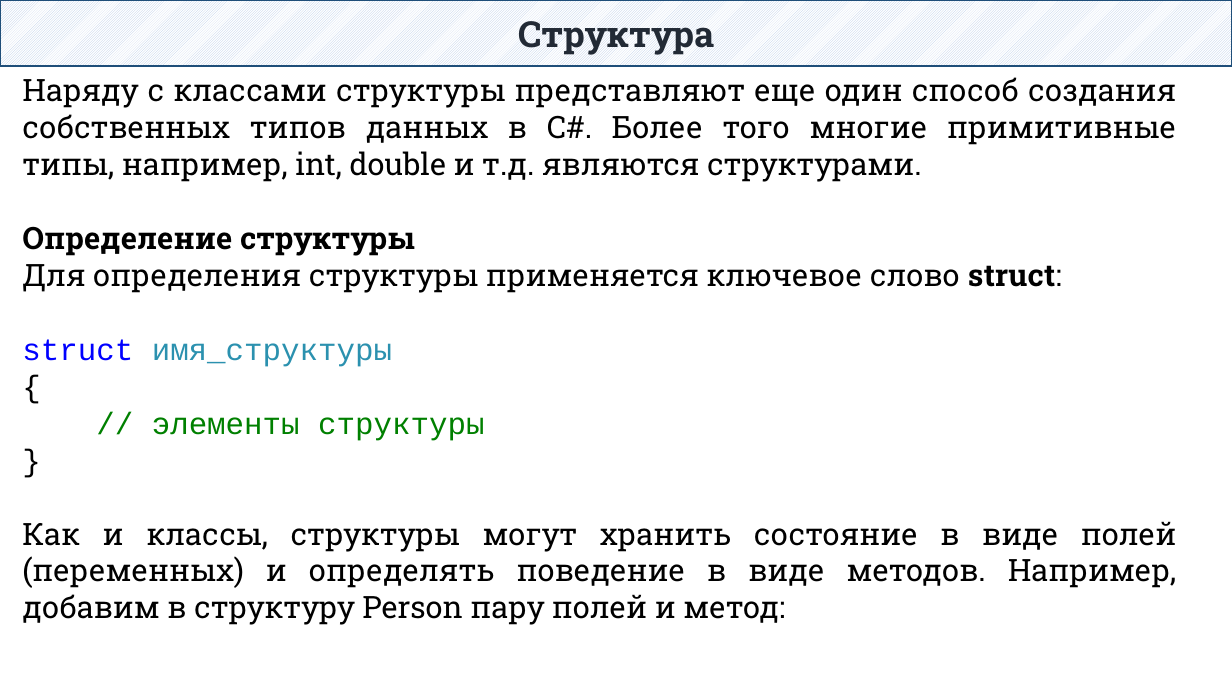
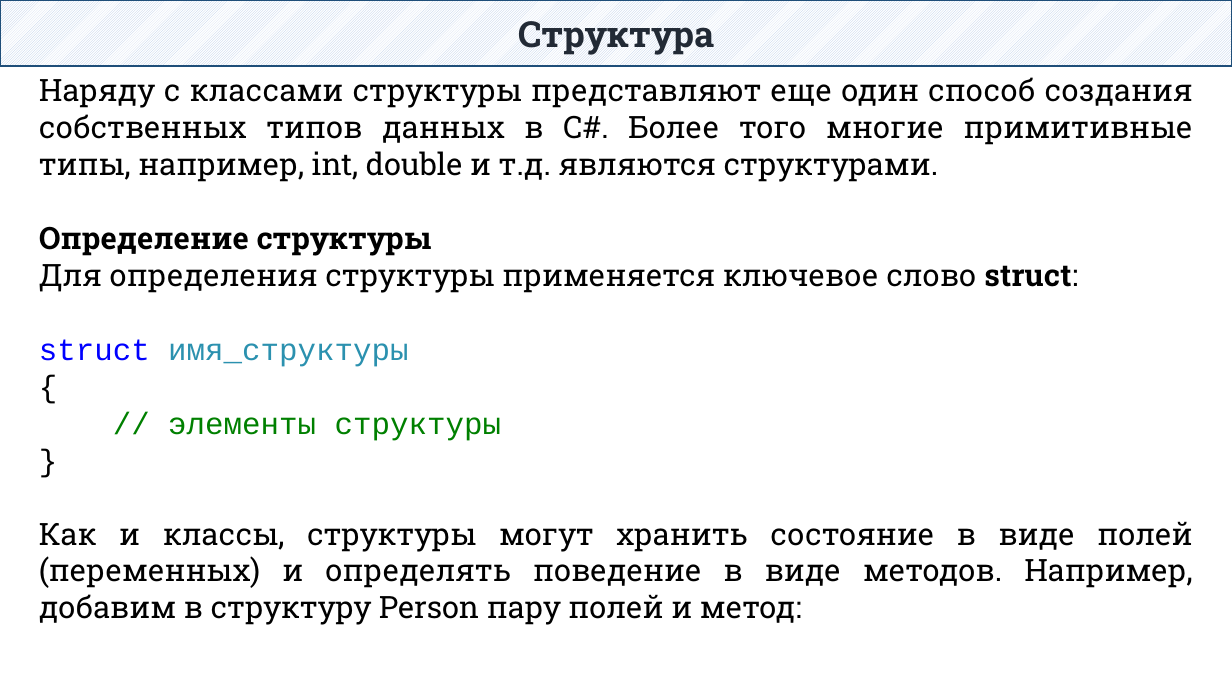
Before and after one commit to DaniilKlyukin/ITiP-1, a slide deck: slide 26 of Лекции/ИТиП лек 6 (практическая 3).pptx (slide 27 before the commit). Drawn at 1232x693 pixels with LibreOffice and Linux fonts; fonts in the diff are those of the drawing. Boxes give left, top, right and bottom in pixels: in the first picture for what was removed or moved away, otherwise in the second. Text is boxed around its words. In the diff, an @@ line names an element or a change of style, - is before the commit and + after.

```diff
--- a/Лекции/ИТиП лек 6 (практическая 3).pptx
+++ b/Лекции/ИТиП лек 6 (практическая 3).pptx
@@ text "Наряду с классами структуры представляют ...": place and size @@
-text "Наряду с классами структуры представляют ..." at [22,77,1176,625]
+text "Наряду с классами структуры представляют ..." at [39,77,1193,625]
```
Also in this commit, not shown: 20 other slides changed, 1 slide removed, 1 other file.
